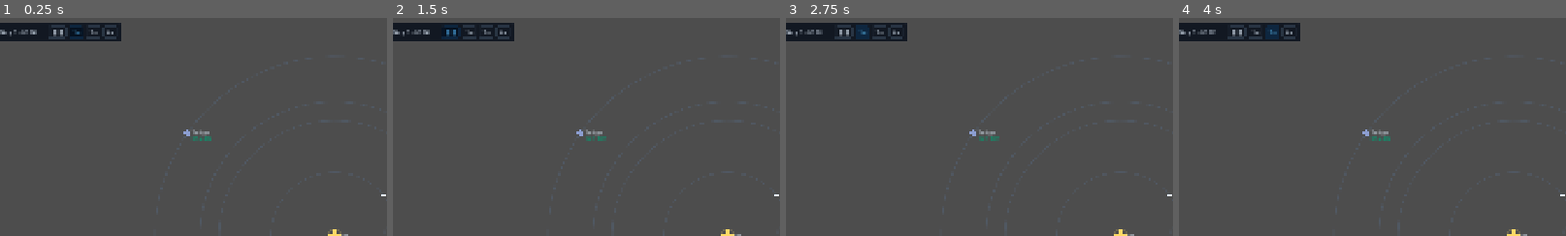
Above: before the commit, frames 1-4 (left to right).
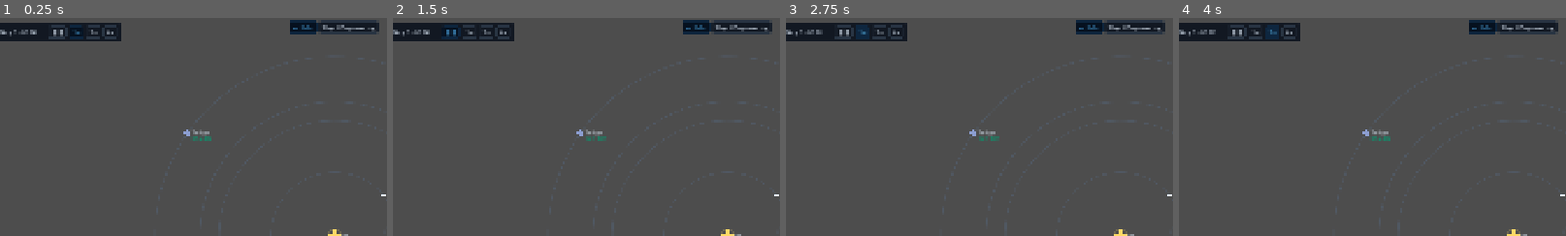
Above: after the commit, the same moments.

Repository: AndrewDrinkwater/farhorizon
Game: Godot game, scene res://src/ui/shell/main.tscn
Two runs of this game, one before a commit and one after it. Both use one fixed random seed, a clock stepped at 60 frames per second and the inputs below.
Inputs:
- Up to frame 1 (0.25 s): no input
- Up to frame 2 (1.5 s): click "❚❚" at 0.5 s; click "Economy" at 1.25 s
- Up to frame 3 (2.75 s): click "1×" at 2 s
- Up to frame 4 (4 s): click "Standard" at 2.75 s; click "2×" at 3.5 s
The pictures show only the part of the screen within x 7-57%, y 0-50%; the shares and areas given below are measured in that part.

The runs differ from the first frame. In frame 1, 1.4% of the frame differs, in the area x 74-98%, y 0-8%; in frame 2, 1.4%; in frame 3, 1.4%; in frame 4, 1.4%.

Commit message:
Console shell + Ship/Engineering stub (ADR 0031, step 1)
ConsoleShell hosts the consoles and shows one at a time with a persistent
console bar (top tabs); switching is pure UI — emits console_changed and
ConfigManager remembers console.last_id. Tab cycles consoles (debug console
keeps backtick). The Helm now OWNS its nav-view stage (orrery / tactical scope /
surface / focus inset) + the T toggle + the land/take-off surface swap, moved out
of main.gd — so the stage shows only while Helm is active (views guard input on
is_visible_in_tree). New stub ShipConsole: real readouts (hull / reaction mass /
sensor range) + clearly-marked TBD sections. main.gd just hosts the shell + the
persistent time controls. CONSOLE_*/SHIP_* strings, cycle_console (Tab) action.

Tests: shell registers both, shows exactly one, switching emits + swaps, cycle
wraps. 201 green; boots clean.

Co-Authored-By: Claude Opus 4.8 (1M context) <noreply@anthropic.com>

Diff:
--- a/localization/strings.csv
+++ b/localization/strings.csv
@@ -84,6 +84,16 @@
 ATMO_STANDARD,Standard
 ATMO_DENSE,Dense
 ATMO_CRUSHING,Crushing
+CONSOLE_HELM,Helm
+CONSOLE_SHIP,Ship / Engineering
+SHIP_GRP_SYSTEMS,Systems
+SHIP_HULL,Hull
+SHIP_REACTION_MASS,Reaction Mass
+SHIP_SENSOR_RANGE,Sensor Range
+SHIP_TBD,TBD
+SHIP_TBD_POWER,Power
+SHIP_TBD_LIFE_SUPPORT,Life Support
+SHIP_TBD_CREW,Crew
 HELM_CONSOLE_NAME,Helm
 HELM_LAY_IN_COURSE,Lay In Course
 HELM_ENGAGE,Engage
--- a/project.godot
+++ b/project.godot
@@ -86,6 +86,11 @@
 "events": [Object(InputEventKey,"resource_local_to_scene":false,"resource_name":"","device":0,"window_id":0,"alt_presse …(189 unchanged characters)…
 ]
 }
+cycle_console={
+"deadzone": 0.5,
+"events": [Object(InputEventKey,"resource_local_to_scene":false,"resource_name":"","device":0,"window_id":0,"alt_pressed":false,"shift_pressed":false,"ctrl_pressed":false,"meta_pressed":false,"pressed":false,"keycode":0,"physical_keycode":4194306,"key_label":0,"unicode":0,"location":0,"echo":false,"script":null)
+]
+}
 
 [internationalization]
 
--- a/src/autoload/config_manager.gd
+++ b/src/autoload/config_manager.gd
@@ -25,6 +25,9 @@
 	},
 	"localization": {
 		"locale": "en",
+	},
+	"console": {
+		"last_id": "helm",  # which console the shell reopens on (ADR 0031)
 	},
 }
 
--- a/src/autoload/event_bus.gd
+++ b/src/autoload/event_bus.gd
@@ -79,6 +79,10 @@
 signal system_change_requested(system_id: String)  # intent
 signal system_changed(system_id: String)            # done — nav systems re-init
 
+# --- Console shell (ADR 0031) ---
+## The active console changed (pure UI; carries the new console id).
+signal console_changed(console_id: String)
+
 # --- Lifecycle ---
 signal game_state_loaded()
 signal settings_changed(key: String)
--- a/src/ui/consoles/helm_console.gd
+++ b/src/ui/consoles/helm_console.gd
@@ -10,6 +10,18 @@
 ## given. Status reads location + course + motion.
 
 const POST: String = "helm"
+
+# The Helm owns the nav-view stage (ADR 0031): orrery / tactical scope / surface /
+# focus inset, drawn behind its panels. The shell shows it only while Helm is active.
+const OrreryViewScene := preload("res://src/world/orrery_view.gd")
+const TacticalViewScene := preload("res://src/world/tactical_view.gd")
+const SurfaceViewScene := preload("res://src/world/surface_view.gd")
+const MoonInsetViewScene := preload("res://src/world/moon_inset_view.gd")
+
+var _orrery: OrreryView
+var _tactical: TacticalView
+var _surface: SurfaceView
+var _surface_pick: bool = false  # surface map requested for an Open-Landing pick (ADR 0030)
 
 # Compose state — the Nav Plot selection: a body, a contact, or a free point
 # (ADR 0020). `_sel_id` is the body/contact id ("" for a point); `_sel_point` is
@@ -71,12 +83,15 @@
 	offset_right = 0.0
 	offset_bottom = 0.0
 	mouse_filter = Control.MOUSE_FILTER_IGNORE  # let map clicks through; panels still catch theirs
+	_build_stage()        # nav views first → drawn behind the panels (ADR 0031)
 	_build_course_order()
 	_build_scale_toggle()
 	_build_flight_status()
 	_build_target_info()
+	_build_inset()        # focus inset draws over the panels (ADR 0022)
 	_connect_bus()
 	_refresh_all()
+	_update_nav_views()
 	EventBus.nav_burn_changed.emit(_burn)  # sync the nav views to the starting burn (ADR 0019)
 	EventBus.nav_scale_changed.emit(_scale)  # sync the orrery to the starting scale (ADR 0021)
 	EventBus.nav_ring_mode_changed.emit(_ring_mode)  # sync the scope's ring mode
@@ -94,6 +109,59 @@
 	ctrl.offset_top = ot
 	ctrl.offset_right = oright
 	ctrl.offset_bottom = ob
+
+
+# --- Nav-view stage (ADR 0031, moved from the shell root) ---
+
+## Build the nav views as children behind the panels (added before them in _ready).
+func _build_stage() -> void:
+	var system := TypeRegistry.get_system(GameState.system.system_id)
+	if system == null:
+		return
+	_orrery = OrreryViewScene.new()
+	add_child(_orrery)
+	_orrery.build(system)
+	_tactical = TacticalViewScene.new()
+	_tactical.visible = false
+	add_child(_tactical)
+	_tactical.build(system)
+	_surface = SurfaceViewScene.new()
+	_surface.visible = false
+	add_child(_surface)
+	_surface.build(system)
+
+
+## Focus inset (ADR 0022): drawn over the panels, so added last.
+func _build_inset() -> void:
+	if _orrery == null:
+		return
+	var inset := MoonInsetViewScene.new()
+	add_child(inset)
+	inset.build(TypeRegistry.get_system(GameState.system.system_id))
+
+
+## Toggle the strategic orrery ↔ the tactical scope (ignored while landed / picking,
+## and while another console is active). The surface owns the stage when landed.
+func _unhandled_input(event: InputEvent) -> void:
+	if event.is_action_pressed("toggle_tactical") and is_visible_in_tree() and _orrery != null \
+			and GameState.ship.location != Travel.Location.LANDED and not _surface_pick:
+		EventBus.nav_view_changed.emit(not _tactical_active)  # _on_view_changed applies it
+
+
+func _on_surface_map_requested(show: bool) -> void:
+	_surface_pick = show
+	_update_nav_views()
+
+
+## Show the surface map while LANDED or picking a landing spot, else the orrery or
+## scope per the T toggle (ADR 0030/0031).
+func _update_nav_views() -> void:
+	if _orrery == null:
+		return
+	var surface_on := GameState.ship.location == Travel.Location.LANDED or _surface_pick
+	_surface.visible = surface_on
+	_orrery.visible = not surface_on and not _tactical_active
+	_tactical.visible = not surface_on and _tactical_active
 
 
 # --- Course Order region (compose + issue) ---
@@ -258,12 +326,15 @@
 	EventBus.nav_view_changed.connect(_on_view_changed)
 	EventBus.surface_site_selected.connect(_on_surface_site_selected)
 	EventBus.surface_point_selected.connect(_on_surface_point_selected)
+	EventBus.surface_map_requested.connect(_on_surface_map_requested)
+	EventBus.ship_context_changed.connect(_update_nav_views)
 	EventBus.ship_context_changed.connect(_refresh_all)
 	EventBus.sim_tick.connect(_on_tick.unbind(1))
 	EventBus.fuel_changed.connect(_on_fuel_changed)
 	EventBus.order_acknowledged.connect(_on_order_acknowledged)
 	EventBus.order_rejected.connect(_on_order_rejected)
 	EventBus.game_state_loaded.connect(_refresh_all)
+	EventBus.game_state_loaded.connect(_update_nav_views)
 	EventBus.system_changed.connect(_on_system_changed)
 
 
@@ -274,6 +345,7 @@
 	_sel_point = Vector2.ZERO
 	_route_waypoints.clear()
 	_refresh_all()
+	_update_nav_views()
 	_emit_route()
 
 
@@ -418,6 +490,7 @@
 
 func _on_view_changed(tactical: bool) -> void:
 	_tactical_active = tactical
+	_update_nav_views()
 	_refresh_toggle()
 
 
--- /dev/null
+++ b/src/ui/consoles/ship_console.gd
@@ -0,0 +1,64 @@
+class_name ShipConsole
+extends Control
+## Ship / Engineering console (ADR 0031) — a stub second console proving the shell.
+## A few real readouts (hull id, reaction mass, sensor range) bound to GameState,
+## plus clearly-marked TBD sections for the systems that land later. No stage, no
+## new systems; it reads state and never mutates (ADR 0014).
+
+var _hull: TReadout
+var _rm: TReadout
+var _sensor: TReadout
+
+
+func _ready() -> void:
+	anchor_right = 1.0
+	anchor_bottom = 1.0
+	mouse_filter = Control.MOUSE_FILTER_IGNORE
+	_build()
+	EventBus.fuel_changed.connect(_on_fuel_changed)
+	EventBus.ship_context_changed.connect(_refresh)
+	EventBus.game_state_loaded.connect(_refresh)
+	EventBus.system_changed.connect(_refresh.unbind(1))
+	_refresh()
+
+
+func _build() -> void:
+	var panel := TPanel.new("CONSOLE_SHIP")
+	add_child(panel)
+	panel.anchor_left = 0.0
+	panel.anchor_top = 0.0
+	panel.offset_left = 16.0
+	panel.offset_top = 72.0
+	panel.custom_minimum_size = Vector2(360.0, 0.0)
+	var c := panel.content()
+
+	var systems := Label.new()
+	systems.text = tr("SHIP_GRP_SYSTEMS")
+	systems.add_theme_color_override("font_color", Palette.ACCENT)
+	c.add_child(systems)
+	_hull = TReadout.new("SHIP_HULL")
+	c.add_child(_hull)
+	_rm = TReadout.new("SHIP_REACTION_MASS")
+	c.add_child(_rm)
+	_sensor = TReadout.new("SHIP_SENSOR_RANGE")
+	c.add_child(_sensor)
+
+	# Clearly-marked placeholders for systems that land later.
+	for key: String in ["SHIP_TBD_POWER", "SHIP_TBD_LIFE_SUPPORT", "SHIP_TBD_CREW"]:
+		var tbd := Label.new()
+		tbd.text = "%s — %s" % [tr(key), tr("SHIP_TBD")]
+		tbd.add_theme_color_override("font_color", Palette.TEXT_DIM)
+		c.add_child(tbd)
+
+
+func _on_fuel_changed(_pool: int, _value: float) -> void:
+	_refresh()
+
+
+func _refresh() -> void:
+	if _hull == null:
+		return
+	var ship: ShipState = GameState.ship
+	_hull.set_value(ship.hull_id if ship.hull_id != "" else "—")
+	_rm.set_value("%.0f / %.0f" % [ship.reaction_mass, ship.max_reaction_mass])
+	_sensor.set_value(tr("HELM_DISTANCE_FORMAT").format({"wu": "%.0f" % ship.sensor_range}))
--- /dev/null
+++ b/src/ui/shell/console_shell.gd
@@ -0,0 +1,91 @@
+class_name ConsoleShell
+extends Control
+## The console shell (ADR 0031): hosts the captain's consoles and shows ONE at a
+## time, with a persistent console bar (tabs) to switch. Switching is pure UI — no
+## state mutation; it emits `console_changed` and ConfigManager remembers the last
+## console. A console may own a background stage (the Helm owns the nav views);
+## hiding the console hides its stage with it, so the stage shows only while active.
+##
+## Future domains (Comms / Survey / Crew / Cargo) register the same way.
+
+const HelmConsoleScene := preload("res://src/ui/consoles/helm_console.gd")
+const ShipConsoleScene := preload("res://src/ui/consoles/ship_console.gd")
+
+var _consoles: Dictionary = {}     # id:String -> Control
+var _titles: Dictionary = {}       # id:String -> tr key
+var _order: Array[String] = []     # tab order
+var _tabs: Dictionary = {}         # id:String -> TButton
+var _active: String = ""
+var _host: Control
+var _bar: HBoxContainer
+
+
+func _ready() -> void:
+	anchor_right = 1.0
+	anchor_bottom = 1.0
+	mouse_filter = Control.MOUSE_FILTER_IGNORE
+
+	_host = Control.new()
+	_host.set_anchors_preset(Control.PRESET_FULL_RECT)
+	_host.mouse_filter = Control.MOUSE_FILTER_IGNORE
+	add_child(_host)
+
+	_register("helm", HelmConsoleScene.new(), "CONSOLE_HELM")
+	_register("ship", ShipConsoleScene.new(), "CONSOLE_SHIP")
+	_build_bar()  # on top of the consoles
+
+	var last := String(ConfigManager.get_setting("console", "last_id"))
+	_activate(last if _consoles.has(last) else _order[0])
+
+
+func _register(id: String, console: Control, title_key: String) -> void:
+	console.set_anchors_preset(Control.PRESET_FULL_RECT)
+	console.visible = false
+	_host.add_child(console)
+	_consoles[id] = console
+	_titles[id] = title_key
+	_order.append(id)
+
+
+## A persistent tab bar along the top (centred), diegetic — always shows where you
+## are. Click a tab to switch; the active tab is marked (text + highlight, ADR 0012).
+func _build_bar() -> void:
+	_bar = HBoxContainer.new()
+	_bar.anchor_left = 0.0
+	_bar.anchor_right = 1.0
+	_bar.offset_top = 8.0
+	_bar.alignment = BoxContainer.ALIGNMENT_CENTER
+	_bar.add_theme_constant_override("separation", 4)
+	_bar.mouse_filter = Control.MOUSE_FILTER_IGNORE  # empty strip passes clicks; tabs still catch
+	add_child(_bar)
+	for id: String in _order:
+		var tab := TButton.new().setup(_titles[id], _activate.bind(id))
+		_bar.add_child(tab)
+		_tabs[id] = tab
+
+
+func _activate(id: String) -> void:
+	if not _consoles.has(id):
+		return
+	_active = id
+	for cid: String in _consoles:
+		_consoles[cid].visible = (cid == id)
+	for tid: String in _tabs:
+		# Active tab marked by an arrow prefix + accent (shape + colour, ADR 0012).
+		var on := tid == id
+		_tabs[tid].modulate = Palette.ACCENT if on else Color.WHITE
+		_tabs[tid].text = ("▸ " if on else "") + tr(_titles[tid])
+	ConfigManager.set_setting("console", "last_id", id)
+	EventBus.console_changed.emit(id)
+
+
+## Tab cycles to the next console (the debug console keeps the backtick).
+func _unhandled_input(event: InputEvent) -> void:
+	if event.is_action_pressed("cycle_console") and not _order.is_empty():
+		var idx := _order.find(_active)
+		_activate(_order[(idx + 1) % _order.size()])
+		get_viewport().set_input_as_handled()
+
+
+func active_console() -> String:
+	return _active
--- a/src/ui/shell/main.gd
+++ b/src/ui/shell/main.gd
@@ -6,22 +6,12 @@
 ## via EventBus. The debug overlay sits on top.
 
 const TimeControlsScene := preload("res://src/ui/shell/time_controls.gd")
-const HelmConsoleScene := preload("res://src/ui/consoles/helm_console.gd")
-const OrreryViewScene := preload("res://src/world/orrery_view.gd")
-const TacticalViewScene := preload("res://src/world/tactical_view.gd")
-const MoonInsetViewScene := preload("res://src/world/moon_inset_view.gd")
-const SurfaceViewScene := preload("res://src/world/surface_view.gd")
+const ConsoleShellScene := preload("res://src/ui/shell/console_shell.gd")
 const DebugOverlay := preload("res://src/ui/components/debug_overlay.gd")
 const DebugConsoleScene := preload("res://src/ui/components/debug_console.gd")
 
 ## Starting system until a save/new-game flow chooses one.
 const DEFAULT_SYSTEM_ID: String = "sol"
-
-var _orrery: OrreryView
-var _tactical: TacticalView
-var _surface: SurfaceView
-var _tactical_active: bool = false  # T toggles this when not landed
-var _surface_pick: bool = false  # Helm requested the surface map for an Open-Landing pick (ADR 0030)
 
 
 func _ready() -> void:
@@ -34,42 +24,10 @@
 	_build_ui()
 	add_child(DebugOverlay.new())
 	add_child(DebugConsoleScene.new())  # ` to toggle (ADR 0024)
-	# Swap orrery/scope ↔ surface as the ship lands / takes off (ADR 0030).
-	EventBus.ship_context_changed.connect(_update_nav_views)
-	EventBus.game_state_loaded.connect(_update_nav_views)
-	EventBus.system_changed.connect(_update_nav_views.unbind(1))
-	EventBus.surface_map_requested.connect(_on_surface_map_requested)
-	_update_nav_views()
 
-	print("[Far Horizon] boot — v%s, schema %d · system '%s' (Space=pause, [/]=speed, T=tactical, F3=debug, F5/F9=save/load)" % [
+	print("[Far Horizon] boot — v%s, schema %d · system '%s' (Space=pause, [/]=speed, Tab=console, T=tactical, F3=debug, F5/F9=save/load)" % [
 		GameVersion.GAME_VERSION, GameVersion.SAVE_SCHEMA_VERSION, GameState.system.system_id,
 	])
-
-
-## Toggle the strategic orrery ↔ the tactical scope (ignored while landed — the
-## surface view owns the Nav Plot then).
-func _unhandled_input(event: InputEvent) -> void:
-	if event.is_action_pressed("toggle_tactical") and _orrery != null \
-			and GameState.ship.location != Travel.Location.LANDED and not _surface_pick:
-		_tactical_active = not _tactical_active
-		_update_nav_views()
-		EventBus.nav_view_changed.emit(_tactical_active)  # retarget the Helm mode toggle
-
-
-func _on_surface_map_requested(show: bool) -> void:
-	_surface_pick = show
-	_update_nav_views()
-
-
-## Show the surface map while LANDED or picking a landing spot, else the orrery or
-## scope per the T toggle.
-func _update_nav_views() -> void:
-	if _orrery == null:
-		return
-	var surface_on := GameState.ship.location == Travel.Location.LANDED or _surface_pick
-	_surface.visible = surface_on
-	_orrery.visible = not surface_on and not _tactical_active
-	_tactical.visible = not surface_on and _tactical_active
 
 
 ## Pick a starting system if none is loaded yet (fresh run). A loaded save will
@@ -86,8 +44,9 @@
 
 
 ## UI under a CanvasLayer + themed root Control (screen-fixed, inherits the
-## terminal theme). The orrery Nav Plot is the back layer; the console + time
-## controls draw over it. The root ignores mouse so empty clicks reach the orrery.
+## terminal theme). The console shell (ADR 0031) hosts the consoles + their stages;
+## the time controls are persistent chrome on top. Root ignores mouse so empty
+## clicks reach the active console's stage.
 func _build_ui() -> void:
 	var layer := CanvasLayer.new()
 	add_child(layer)
@@ -98,28 +57,9 @@
 	root.theme = TerminalTheme.build()
 	layer.add_child(root)
 
-	var system := TypeRegistry.get_system(GameState.system.system_id)
-	if system != null:
-		_orrery = OrreryViewScene.new()
-		root.add_child(_orrery)
-		_orrery.build(system)
-		_tactical = TacticalViewScene.new()
-		_tactical.visible = false  # orrery is the default; T toggles to tactical
-		root.add_child(_tactical)
-		_tactical.build(system)
-		_surface = SurfaceViewScene.new()
-		_surface.visible = false  # shown only while LANDED (ADR 0030)
-		root.add_child(_surface)
-		_surface.build(system)
+	root.add_child(ConsoleShellScene.new())  # consoles + console bar (ADR 0031)
 
+	# Persistent terminal chrome: the mission clock + time controls (ADR 0006).
 	var time_controls := TimeControlsScene.new()
 	time_controls.position = Vector2(16.0, 12.0)
 	root.add_child(time_controls)
-
-	root.add_child(HelmConsoleScene.new())
-
-	# Focus inset draws over the console (ADR 0022); hidden until a planet is focused.
-	if system != null:
-		var inset := MoonInsetViewScene.new()
-		root.add_child(inset)
-		inset.build(system)
--- a/src/world/orrery_view.gd
+++ b/src/world/orrery_view.gd
@@ -586,7 +586,7 @@
 # --- Input (screen-space pick) ---
 
 func _unhandled_input(event: InputEvent) -> void:
-	if not visible or _system == null:
+	if not is_visible_in_tree() or _system == null:
 		return
 	if event is InputEventMouseButton:
 		if event.pressed and event.button_index == MOUSE_BUTTON_WHEEL_UP:
--- a/src/world/surface_view.gd
+++ b/src/world/surface_view.gd
@@ -203,7 +203,7 @@
 # --- Input (pick a site or a free point) ---
 
 func _unhandled_input(event: InputEvent) -> void:
-	if not visible or _body == null:
+	if not is_visible_in_tree() or _body == null:
 		return
 	if event is InputEventMouseButton and event.pressed and event.button_index == MOUSE_BUTTON_LEFT:
 		var mouse := get_viewport().get_mouse_position()
--- a/src/world/tactical_view.gd
+++ b/src/world/tactical_view.gd
@@ -426,7 +426,7 @@
 
 
 func _unhandled_input(event: InputEvent) -> void:
-	if not visible or _system == null:
+	if not is_visible_in_tree() or _system == null:
 		return
 	if event is InputEventMouseButton and event.button_index == MOUSE_BUTTON_LEFT:
 		if event.pressed:
--- /dev/null
+++ b/tests/unit/test_console_shell.gd
@@ -0,0 +1,52 @@
+extends GutTest
+## Console shell (ADR 0031): hosts multiple consoles, shows one at a time, switches
+## cleanly and emits console_changed. Snapshots GameState.
+
+var _snapshot: Dictionary
+var _shell: ConsoleShell
+
+
+func before_each() -> void:
+	_snapshot = GameState.to_dict()
+	GameState.system.system_id = "sol"
+	GameState.ship = ShipState.new()
+	GameState.clock.speed = 0.0
+	_shell = ConsoleShell.new()
+	add_child_autofree(_shell)
+
+
+func after_each() -> void:
+	GameState.from_dict(_snapshot)
+
+
+func test_registers_helm_and_ship() -> void:
+	assert_true(_shell._consoles.has("helm"), "Helm registered")
+	assert_true(_shell._consoles.has("ship"), "Ship/Engineering registered")
+
+
+func test_shows_exactly_one_console() -> void:
+	var visible_count := 0
+	for id: String in _shell._consoles:
+		if _shell._consoles[id].visible:
+			visible_count += 1
+	assert_eq(visible_count, 1, "exactly one console is shown at a time")
+
+
+func test_switching_emits_and_swaps() -> void:
+	_shell._activate("helm")
+	watch_signals(EventBus)
+	_shell._activate("ship")
+	assert_signal_emitted(EventBus, "console_changed", "switching announces the new console")
+	assert_true(_shell._consoles["ship"].visible, "Ship now shown")
+	assert_false(_shell._consoles["helm"].visible, "Helm hidden")
+	assert_eq(_shell.active_console(), "ship")
+
+
+func test_cycle_wraps_through_order() -> void:
+	_shell._activate(_shell._order[0])
+	for _i in range(_shell._order.size()):
+		var before := _shell.active_console()
+		var idx := _shell._order.find(before)
+		_shell._activate(_shell._order[(idx + 1) % _shell._order.size()])
+		assert_ne(_shell.active_console(), before, "cycling moves to a different console")
+	assert_eq(_shell.active_console(), _shell._order[0], "a full cycle returns to the start")
Not shown, added: src/ui/consoles/ship_console.gd.uid
Not shown, added: src/ui/shell/console_shell.gd.uid
Not shown, added: tests/unit/test_console_shell.gd.uid
